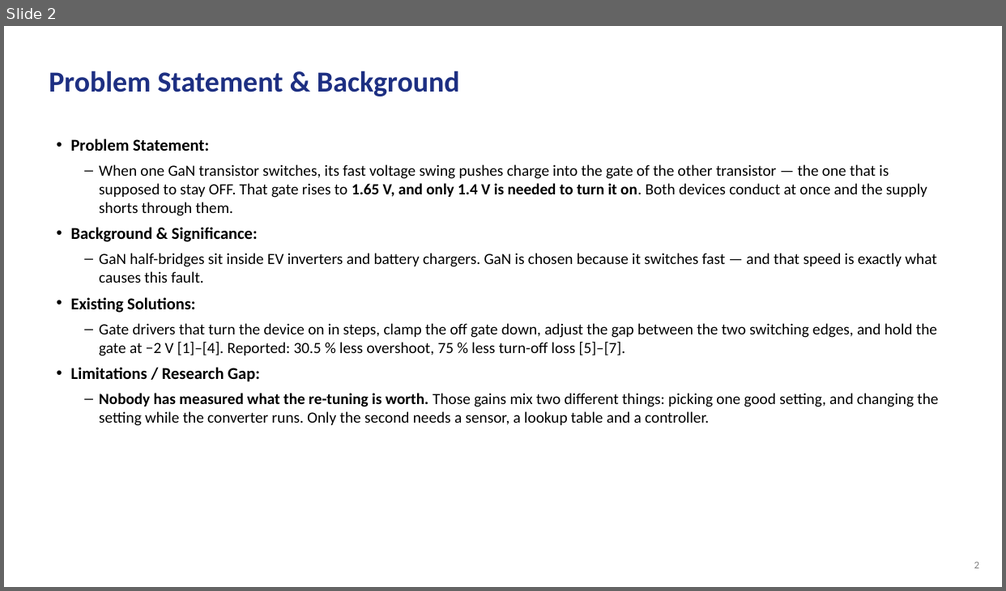
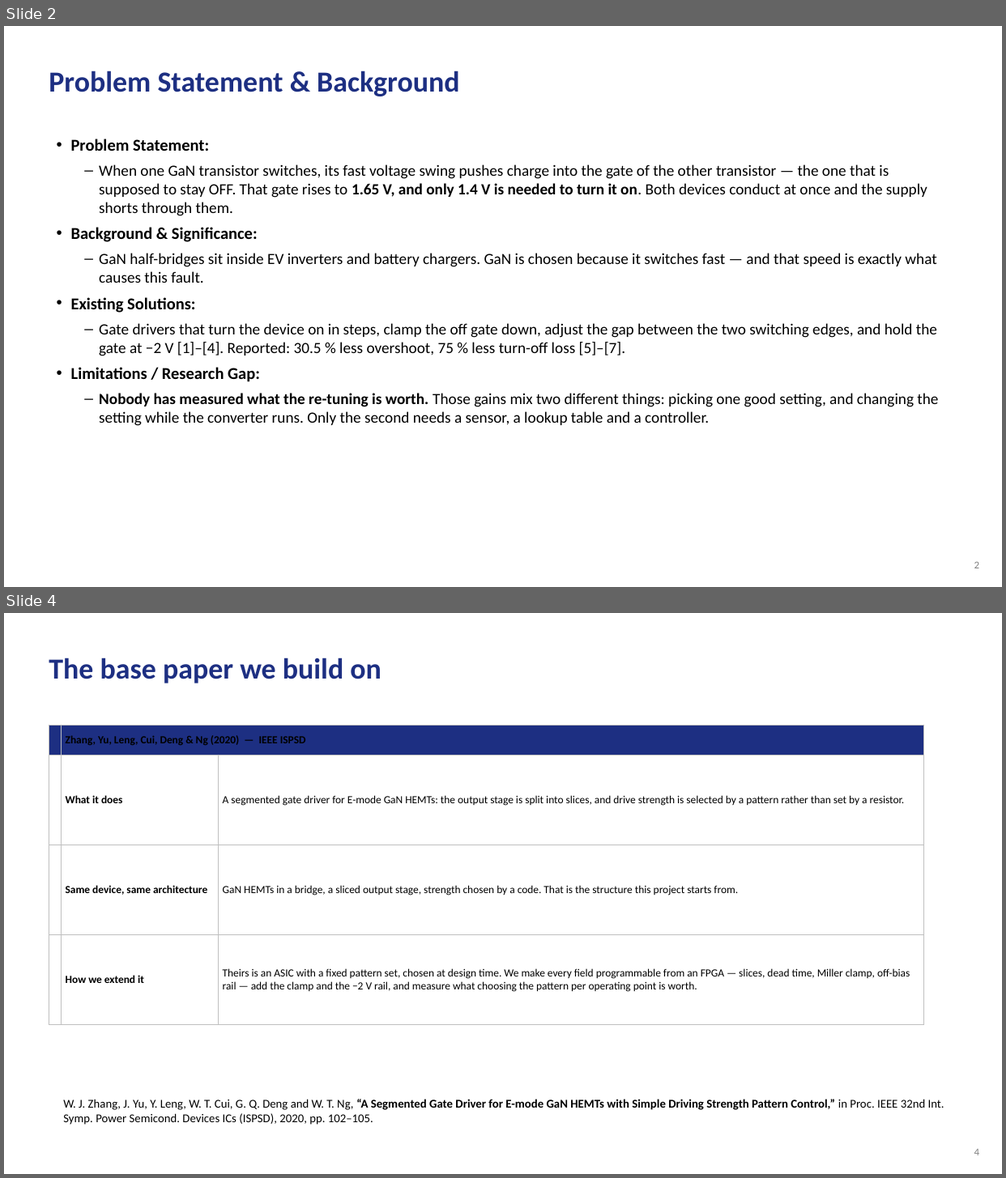
Before and after one commit to Amritha902/gan-driver, a slide deck: review/GaN_Review1_PRESENT.pptx. Shown one above the other, each under a label of ours: slide 2 before the commit, slides 2 and 4 after it; the slides between them are not shown. The pictures are 1006x591 and 1006x1178 pixels, drawn with LibreOffice and Linux fonts; fonts in the diff are those of the drawing. Boxes give left, top, right and bottom in pixels: in the first picture for what was removed or moved away, otherwise in the second. Text is boxed around its words. In the diff, an @@ line names an element or a change of style, - is before the commit and + after.

```diff
--- a/review/GaN_Review1_PRESENT.pptx
+++ b/review/GaN_Review1_PRESENT.pptx
@@ slide 4 added at box(4, 613, 1002, 1174), background #FFFFFF @@
@@ text added at box(49, 658, 381, 683), 28 pt, text #1D2F82, bold @@
+The base paper we build on
@@ table added at box(49, 726, 921, 1024), 4 rows, 5 columns @@
+ | Zhang, Yu, Leng, Cui, Deng & Ng (2020) — IEEE ISPSD |  |  | 
+ | What it does | A segmented gate driver for E-mode GaN HEMTs: the output stage is split into slices, and drive strength is selected by a pattern rather than set by a resistor. |  | 
+ | Same device, same architecture | GaN HEMTs in a bridge, a sliced output stage, strength chosen by a code. That is the structure this project starts from. |  | 
+ | How we extend it | Theirs is an ASIC with a fixed pattern set, chosen at design time. We make every field programmable from an FPGA — slices, dead time, Miller clamp, off-bias rail — add the clamp and the −2 V rail, and measure what choosing the pattern per operating point is worth. |  | 
@@ text added at box(63, 1099, 944, 1125), 11.5 pt, text #000000 @@
+W. J. Zhang, J. Yu, Y. Leng, W. T. Cui, G. Q. Deng and W. T. Ng, “A Segmented Gate Driver for E-mode GaN HEMTs with Simple Driving Strength Pattern Control,” in Proc. IEEE 32nd Int. Symp. Power Semicond. Devices ICs (ISPSD), 2020, pp. 102–105.
@@ text added at box(974, 1149, 979, 1156), 10 pt, text #808080 @@
+4
```
Also in this commit, not shown: 19 slides changed, 7 other files.
